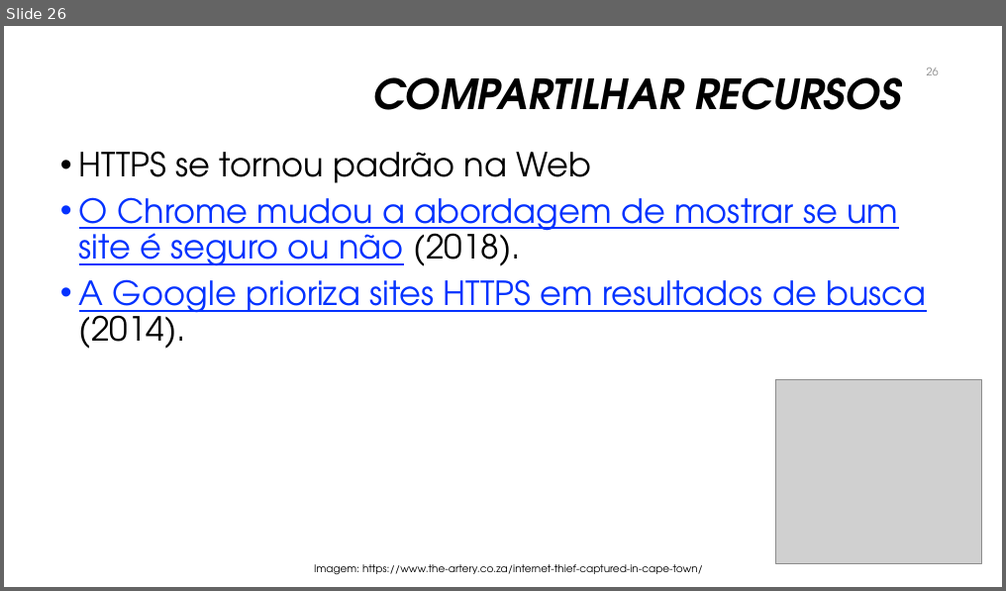
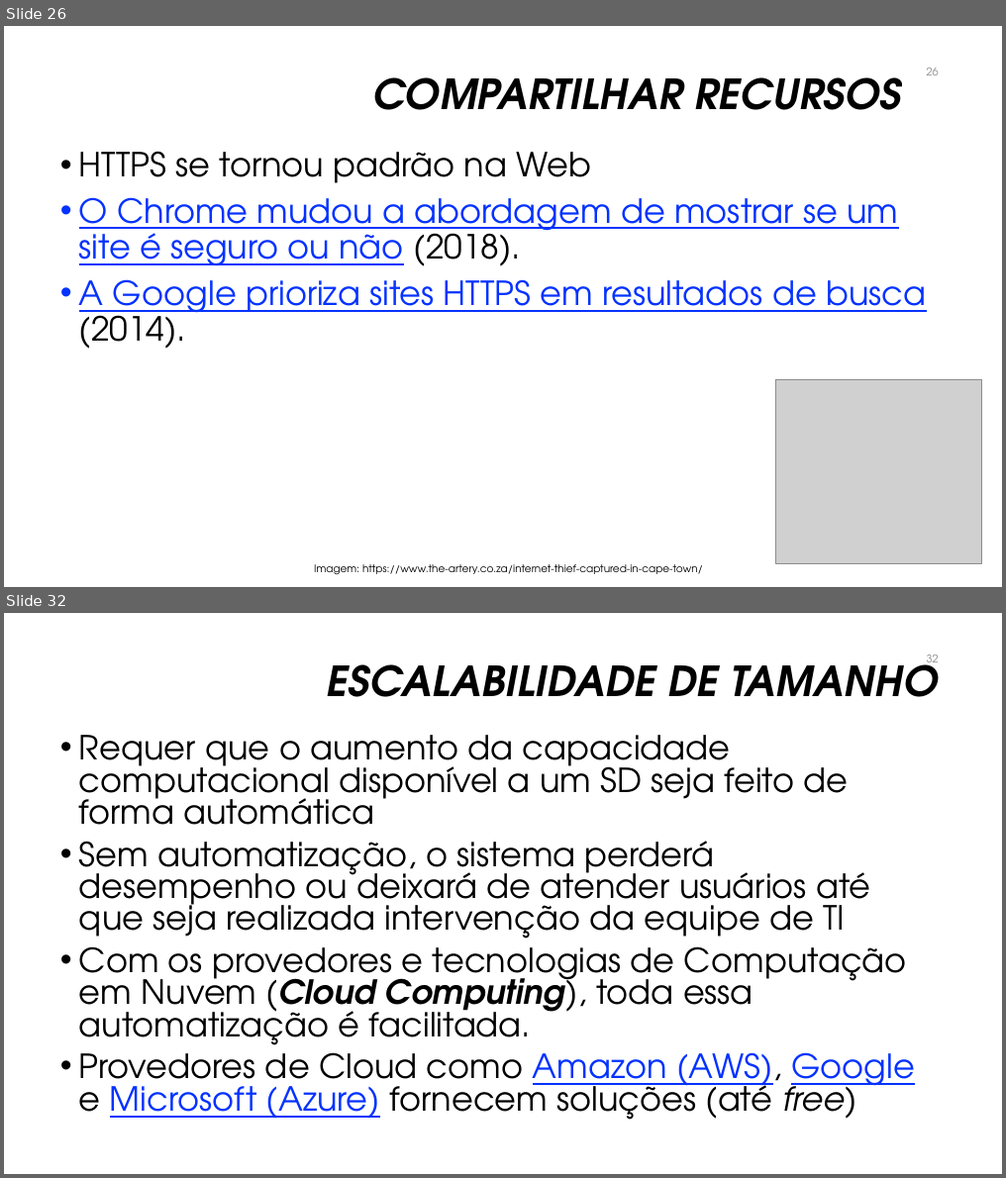
Before and after one commit to manoelcampos/sistemas-distribuidos, a slide deck: introducao-sd.pptx. Shown one above the other, each under a label of ours: slide 26 before the commit, slides 26 and 32 after it; the slides between them are not shown. The pictures are 1006x591 and 1006x1178 pixels, drawn with LibreOffice and Linux fonts; fonts in the diff are those of the drawing; grey boxes stand for pictures; background and template pictures are left out. Boxes give left, top, right and bottom in pixels: in the first picture for what was removed or moved away, otherwise in the second. Text is boxed around its words. In the diff, an @@ line names an element or a change of style, - is before the commit and + after.

```diff
--- a/introducao-sd.pptx
+++ b/introducao-sd.pptx
@@ slide 32 added at box(4, 613, 1002, 1174), background #FFFFFF @@
@@ title added at box(327, 655, 938, 697), 40 pt, text #000000, bold, italic @@
+ESCALABILIDADE DE TAMANHO
@@ page number added at box(927, 655, 939, 669), 10.5 pt, text #8C8C8C @@
+32
@@ text added at box(79, 735, 915, 1120), 32 pt, text #000000 @@
+• Requer que o aumento da capacidade computacional disponível a um SD seja feito de forma automática
+• Sem automatização, o sistema perderá desempenho ou deixará de atender usuários até que seja realizada intervenção da equipe de TI
+• Com os provedores e tecnologias de Computação em Nuvem (Cloud Computing), toda essa automatização é facilitada.
+• Provedores de Cloud como Amazon (AWS), Google e Microsoft (Azure) fornecem soluções (até free)
```
Also in this commit, not shown: 2 slides changed, 33 other slides added, 12 other files.
